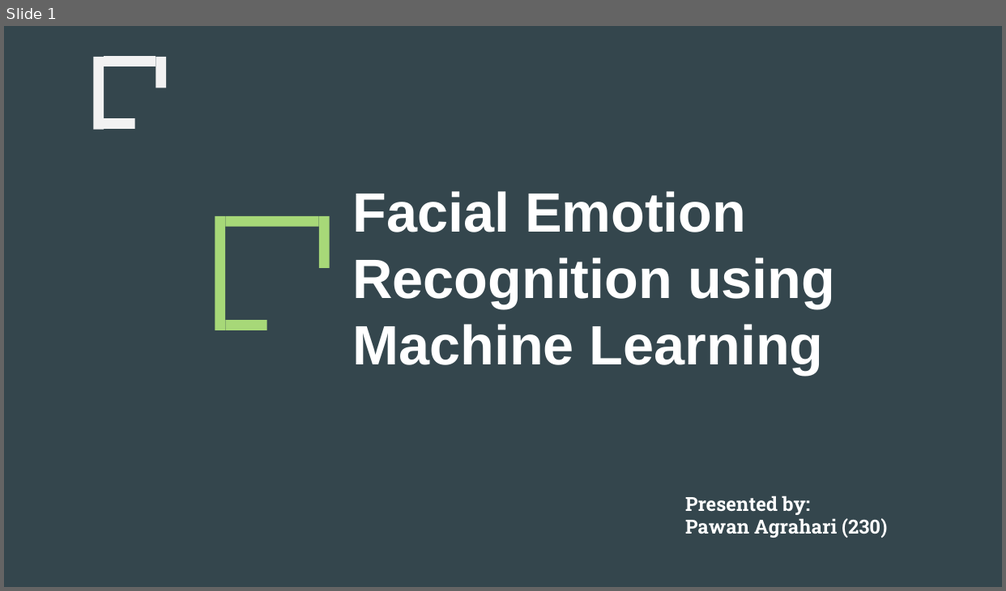
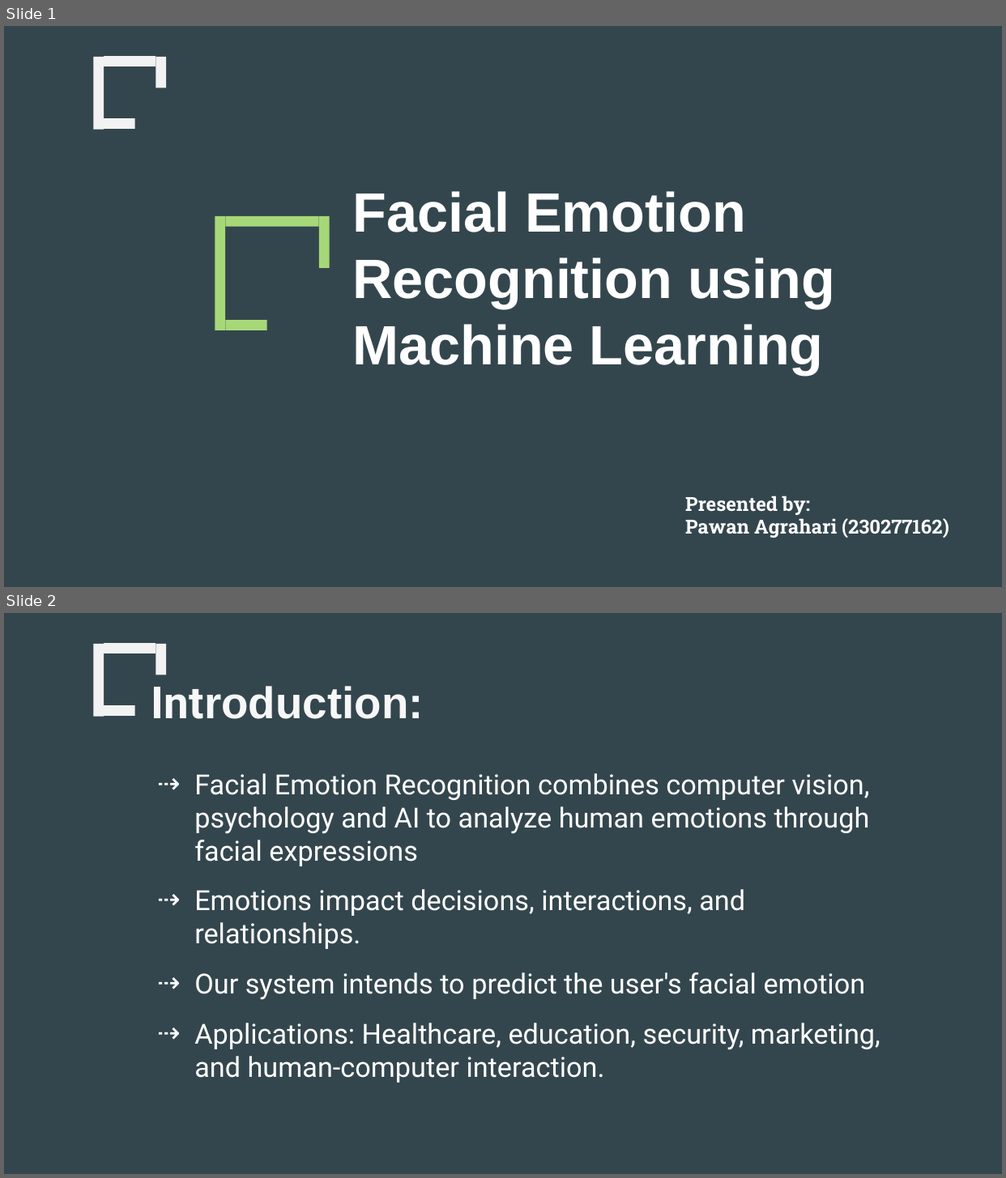
Before and after one commit to pawanagraharii/Facial-Emotion-Recognition-Using-Machine-Learning, a slide deck: PresentationSlides/230277162_PawanAgrahari_PresentationSlide_FacialEmotionDetectionUsingMachineLearning_2024.pptx. Shown one above the other, each under a label of ours: slide 1 before the commit, slides 1 and 2 after it. The pictures are 1006x591 and 1006x1178 pixels, drawn with LibreOffice and Linux fonts; fonts in the diff are those of the drawing. Boxes give left, top, right and bottom in pixels: in the first picture for what was removed or moved away, otherwise in the second. Text is boxed around its words. In the diff, an @@ line names an element or a change of style, - is before the commit and + after.

```diff
--- a/PresentationSlides/230277162_PawanAgrahari_PresentationSlide_FacialEmotionDetectionUsingMachineLearning_2024.pptx
+++ b/PresentationSlides/230277162_PawanAgrahari_PresentationSlide_FacialEmotionDetectionUsingMachineLearning_2024.pptx
@@ slide 2 added at box(4, 613, 1002, 1174), background #34464D; not listed: 4 template elements that a slide beside it also shows @@
@@ rectangle added at box(4, 613, 46, 1174), fill #34464D @@
@@ text added at box(151, 686, 424, 719), 32 pt, text #F7F7F7, bold @@
+Introduction:
@@ text added at box(194, 773, 880, 1083), 20 pt, text #FFFFFF @@
+⇢ Facial Emotion Recognition combines computer vision, psychology and AI to analyze human emotions through facial expressions
+⇢ Emotions impact decisions, interactions, and relationships.
+⇢ Our system intends to predict the user's facial emotion
+⇢ Applications: Healthcare, education, security, marketing, and human-computer interaction.
@@ slide 1 changed as well @@
@@ text at box(685, 518, 949, 538): text changed @@
-Pawan Agrahari (230)
+Pawan Agrahari (230277162)
```
Also in this commit, not shown: 13 other slides changed, 11 other slides added, 15 slides removed, 1 other file.
